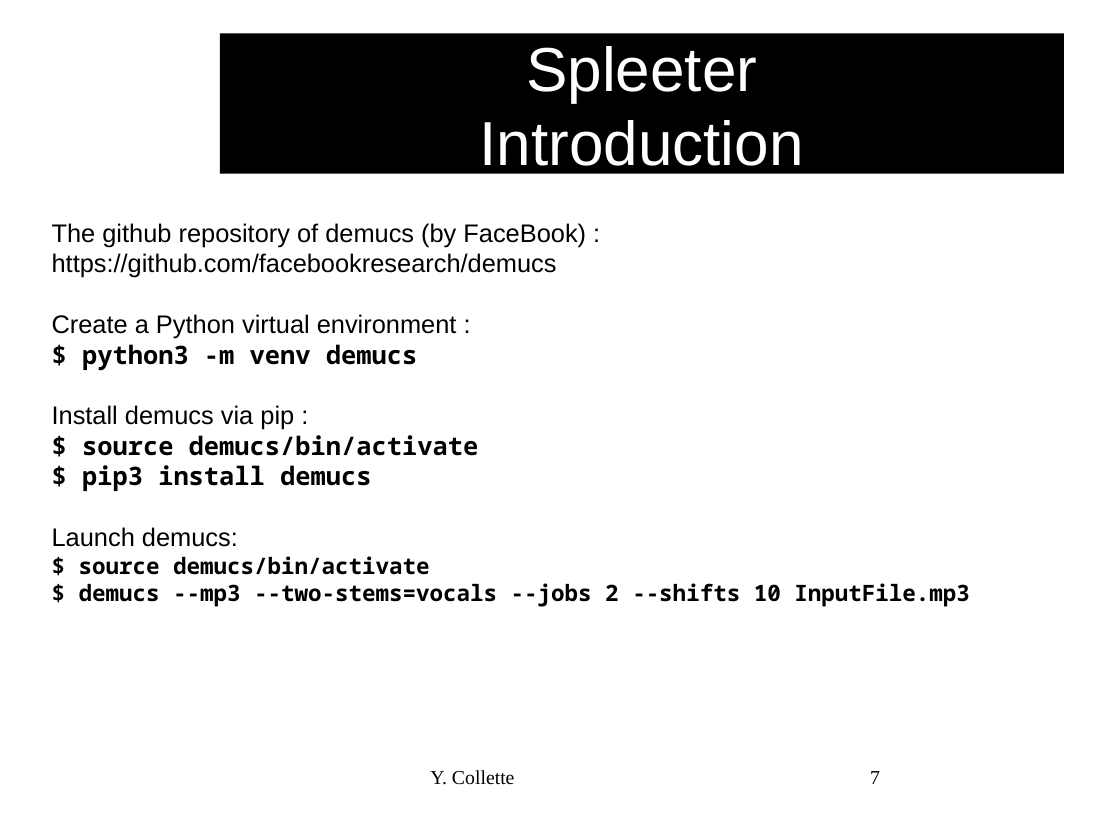
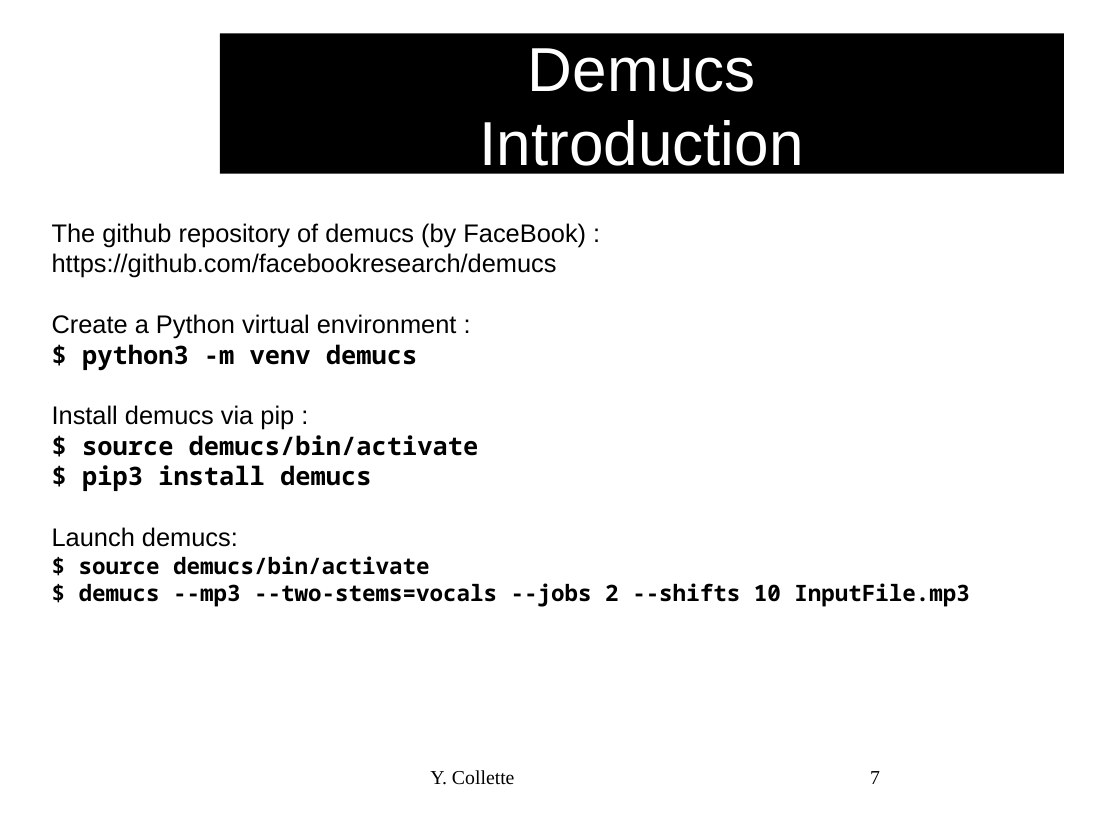
Before and after one commit to audinux/audinux.github.io, a slide deck: slide 7 of workshop/audio/Audacity.odp. Drawn at 1120x840 pixels with LibreOffice and Linux fonts; fonts in the diff are those of the drawing; background and template pictures are left out. Boxes give left, top, right and bottom in pixels: in the first picture for what was removed or moved away, otherwise in the second. Text is boxed around its words. In the diff, an @@ line names an element or a change of style, - is before the commit and + after.

```diff
--- a/workshop/audio/Audacity.odp
+++ b/workshop/audio/Audacity.odp
@@ title at (x1=480, y1=48, x2=804, y2=177): text changed @@
-Spleeter
-Introduction
+Demucs
+Introduction
```
Also in this commit, not shown: 24 other files.
